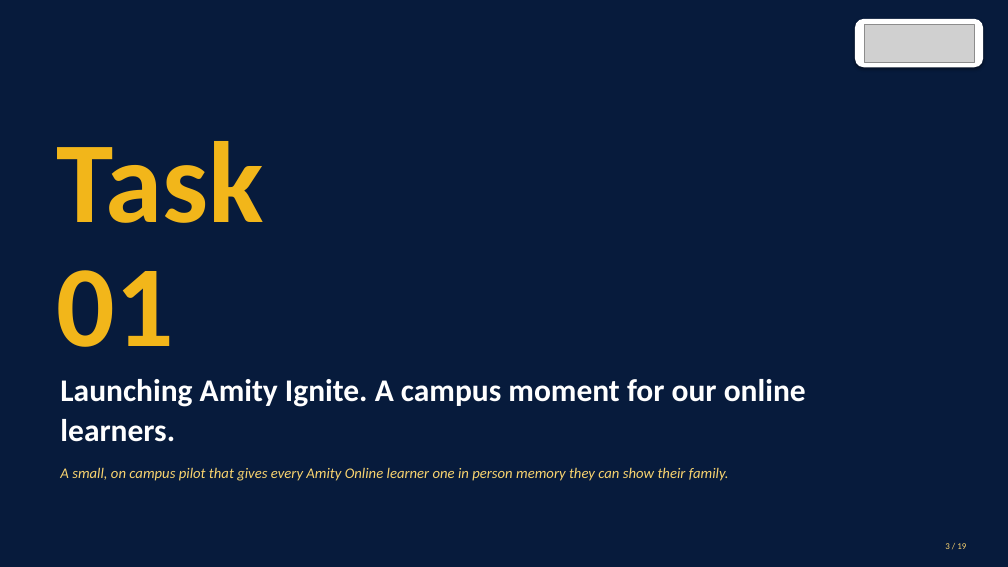
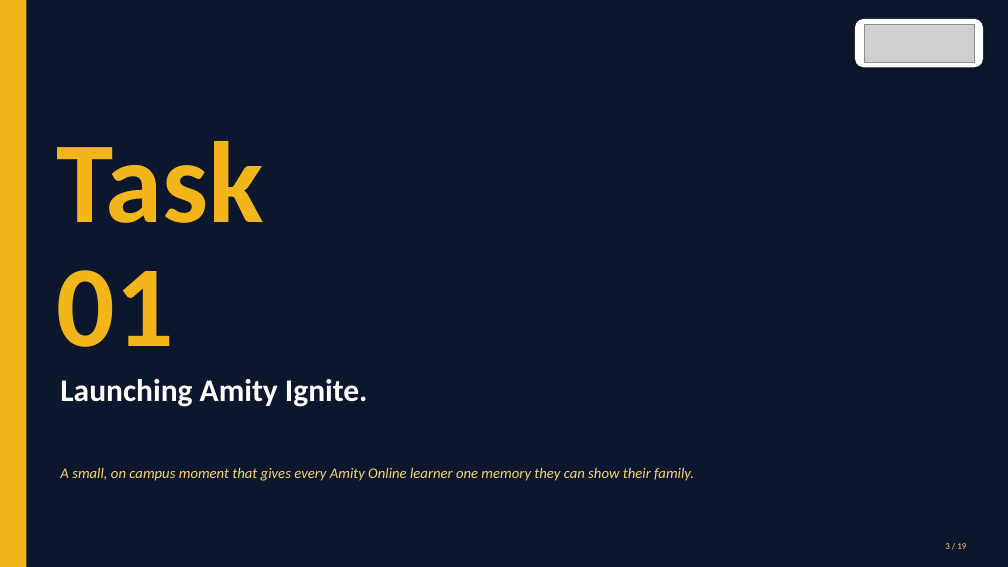
Before and after one commit to parasjain10/amity-marketing-manager-assignment, a slide deck: slide 3 of Amity_Online_Marketing_Manager_Assignment_Paras_Jain.pptx. Drawn at 1008x567 pixels with LibreOffice and Linux fonts; fonts in the diff are those of the drawing; grey boxes stand for pictures; background and template pictures are left out; a plain dark background stands for a picture behind light text. Boxes give left, top, right and bottom in pixels: in the first picture for what was removed or moved away, otherwise in the second. Text is boxed around its words. In the diff, an @@ line names an element or a change of style, - is before the commit and + after.

```diff
--- a/Amity_Online_Marketing_Manager_Assignment_Paras_Jain.pptx
+++ b/Amity_Online_Marketing_Manager_Assignment_Paras_Jain.pptx
@@ background #FFFFFF to picture (left out) @@
@@ rectangle at (0, 0, 1008, 567): fill #071B3C to #051433 at 72% opacity; shadow on @@
@@ rectangle added at (0, 0, 26, 567), fill #F2B61A @@
@@ text at (60, 379, 368, 407): text changed @@
-Launching Amity Ignite. A campus moment for our online learners.
+Launching Amity Ignite.
@@ text at (60, 467, 694, 481): text changed @@
-A small, on campus pilot that gives every Amity Online learner one in person memory they can show their family.
+A small, on campus moment that gives every Amity Online learner one memory they can show their family.
```
Also in this commit, not shown: 8 other slides changed, 10 slides added, 10 slides removed, 1 other file.
